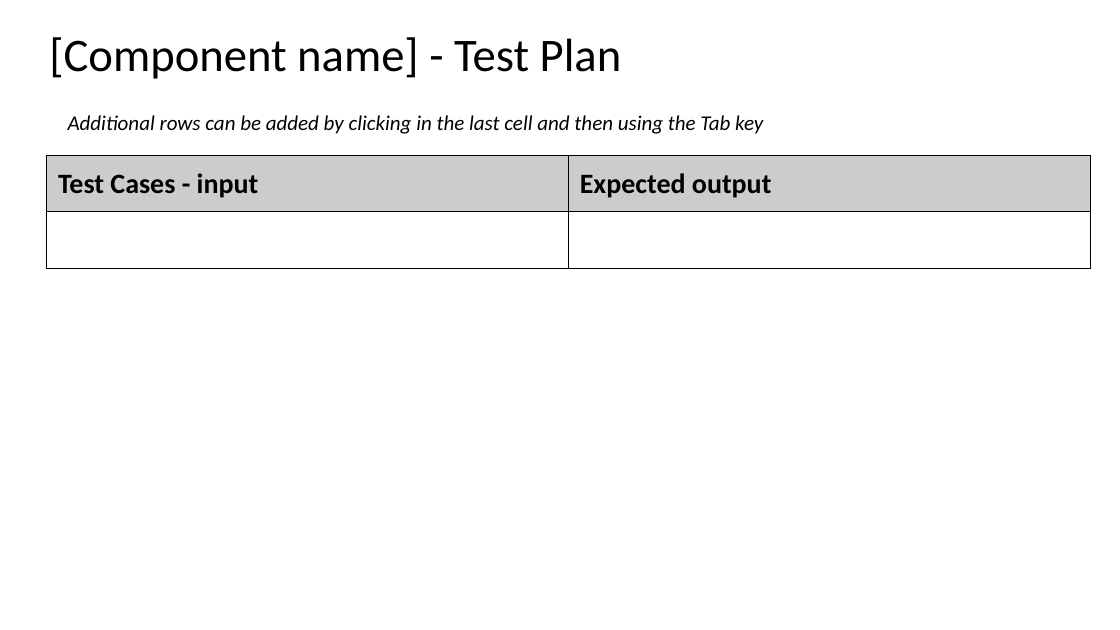
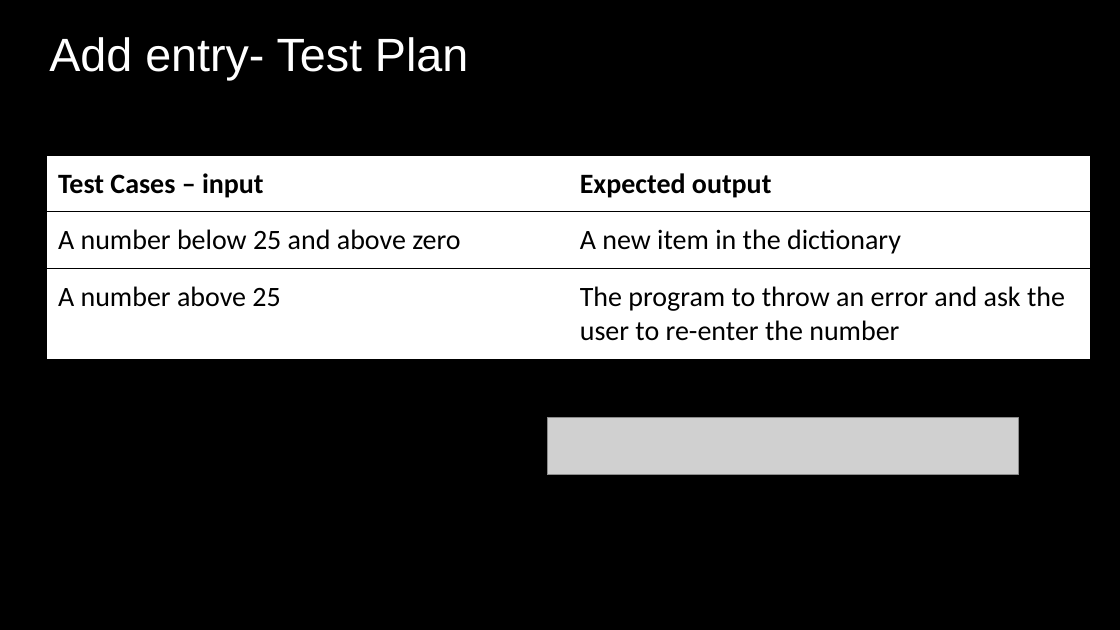
Before and after one commit to Joepapa101/2.7---2.8-Assessment, a slide deck: slide 6 of 2.7 and 2.8 Documentation Template.pptx. Drawn at 1120x630 pixels with LibreOffice and Linux fonts; fonts in the diff are those of the drawing; grey boxes stand for pictures. Boxes give left, top, right and bottom in pixels: in the first picture for what was removed or moved away, otherwise in the second. Text is boxed around its words. In the diff, an @@ line names an element or a change of style, - is before the commit and + after.

```diff
--- a/2.7 and 2.8 Documentation Template.pptx
+++ b/2.7 and 2.8 Documentation Template.pptx
@@ background #FFFFFF to #000000 @@
@@ title at (49, 37, 468, 80): text changed; font Calibri to Arial; text colour #000000 to #FFFFFF @@
-[Component name] - Test Plan
+Add entry- Test Plan
@@ text removed at (68, 115, 763, 134) @@
-Additional rows can be added by clicking in the last cell and then using the Tab key
@@ table at (47, 155, 1091, 357) @@
-row 1: Test Cases - input | Expected output
-row 2:  | 
+row 1: Test Cases – input | Expected output
+row 2: A number below 25 and above zero | A new item in the dictionary
+row 3: A number above 25 | The program to throw an error and ask the user to re-enter the number
@@ picture added at (547, 418, 1018, 475) @@
```
Also in this commit, not shown: 11 other slides changed, 2 other files.
